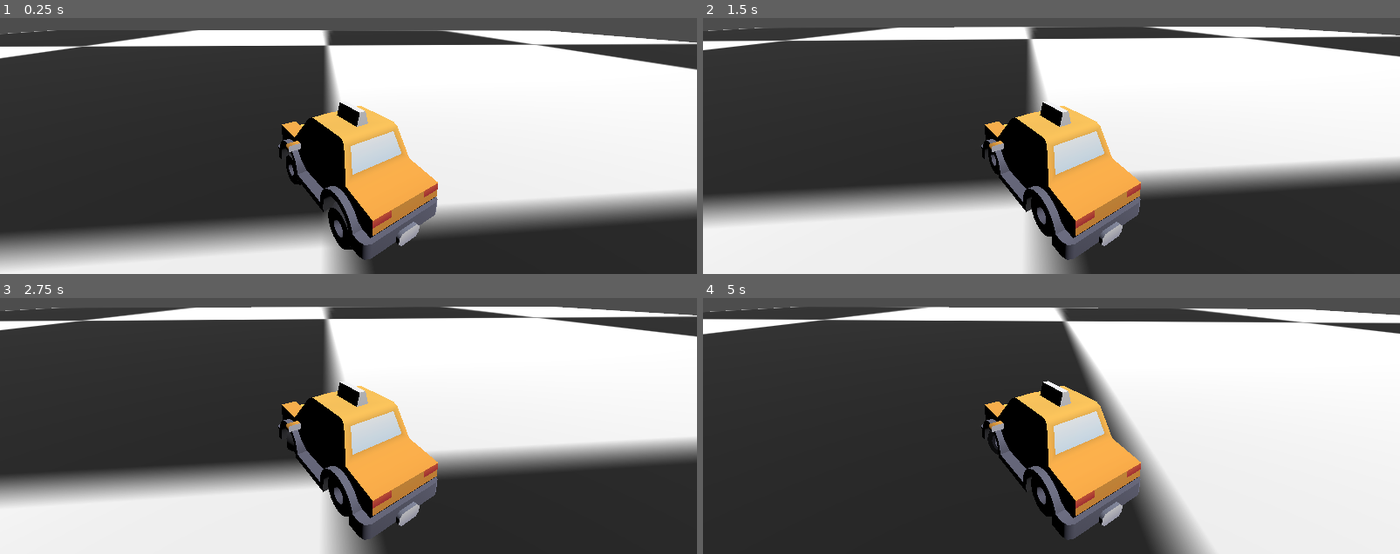
Above: before the commit, frames 1-4 (two rows, left to right).
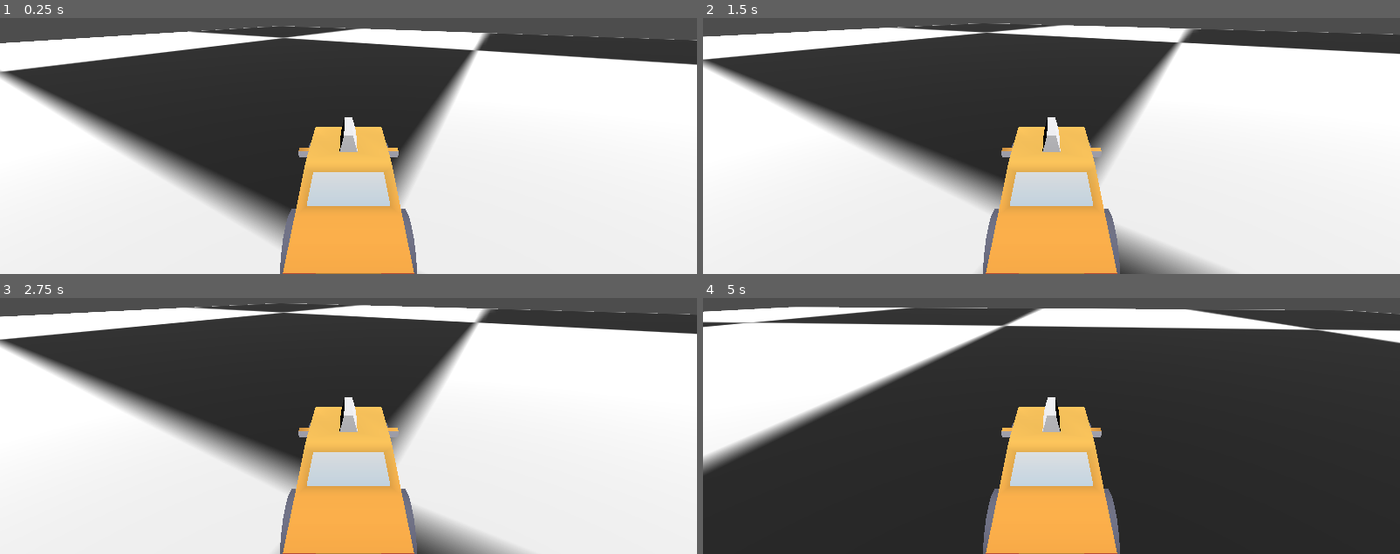
Above: after the commit, the same moments.

Repository: Sosenteam/sa-arcade-racing
Game: Godot game, scene res://scenes/test_scene.tscn
The game is run twice, just before and just after one commit, with the same random seed, the same clock (stepped at 60 frames per second) and the same inputs.
Inputs:
- Up to frame 1 (0.25 s): no input
- Up to frame 2 (1.5 s): hold D (steer_right) 0.53-1.28 s; tap Enter at 1.25 s; hold S (brake) from 1.28 s (still down)
- Up to frame 3 (2.75 s): tap Space at 2 s; release S (brake) at 2.03 s; hold D (steer_right) from 2.03 s (still down)
- Up to frame 4 (5 s): tap Enter at 2.75 s; release D (steer_right) at 2.78 s; hold W (accelerate) 2.78-3.53 s; hold A (steer_left) from 3.53 s (still down)

The runs differ from the first frame. In frame 1, 53% of the frame differs, in the area x 0-100%, y 3-100%; in frame 2, 54%; in frame 3, 54%; in frame 4, 65%.

Commit message:
"fixed" flipping

Diff:
--- a/cars/taxi.tscn
+++ b/cars/taxi.tscn
@@ -186,6 +186,7 @@
 mass = 2000.0
 
 [node name="CarController" parent="." unique_id=369300745 instance=ExtResource("1_ybqpl")]
+acceleration_multiplier = 17950
 
 [node name="Body" type="MeshInstance3D" parent="." unique_id=1043516113]
 transform = Transform3D(1, 0, 0, 0, 1, 0, 0, 0, 1, 0, 0.15, -0.025)
--- a/scenes/test_scene.tscn
+++ b/scenes/test_scene.tscn
@@ -17,9 +17,14 @@
 
 [node name="Taxi" parent="." unique_id=1380004806 instance=ExtResource("1_g7g4h")]
 transform = Transform3D(0.494837, 0, -0.86898583, 0, 1, 0, 0.86898583, 0, 0.494837, 0, 0.33962095, 0)
+center_of_mass_mode = 1
+center_of_mass = Vector3(0, 0.2, 0)
 
 [node name="Camera3D" type="Camera3D" parent="Taxi" unique_id=33398264]
-transform = Transform3D(-0.8193852, -0.13792762, 0.55640286, 0.0076684677, 0.967898, 0.25122672, -0.5731923, 0.21011814, -0.7920233, 2.040601, 2.8185792, -3.0080473)
+transform = Transform3D(-1.0000001, -2.2036605e-08, 8.459982e-08, 0, 0.9677093, 0.25206932, -8.7422784e-08, 0.25206938, -0.9677091, 0, 2.819, -3.008)
+
+[node name="Node3D" type="Node3D" parent="Taxi" unique_id=1180591220]
+transform = Transform3D(1, 0, 0, 0, 1, 0, 0, 0, 1, 0, 0.44270563, 0)
 
 [node name="StaticBody3D" type="StaticBody3D" parent="." unique_id=1736862162]
 
